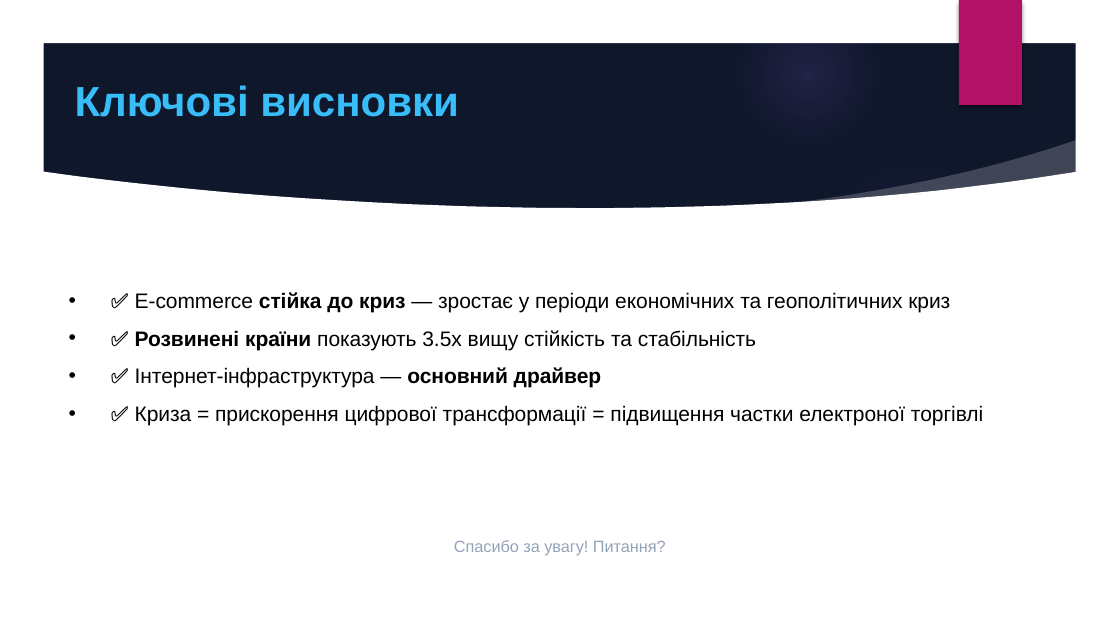
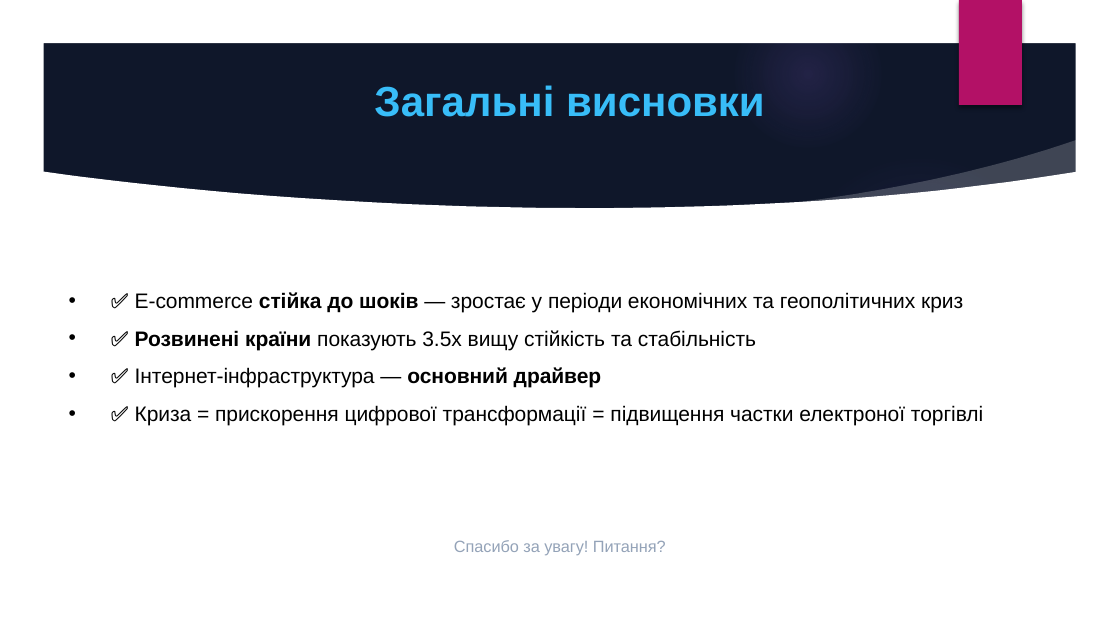
Before and after one commit to Anti4ris98/Master_Research, a slide deck: slide 12 of E-commerce Resilience Defense.pptx. Drawn at 1120x630 pixels with LibreOffice and Linux fonts; fonts in the diff are those of the drawing; background and template pictures are left out. Boxes give left, top, right and bottom in pixels: in the first picture for what was removed or moved away, otherwise in the second. Text is boxed around its words. In the diff, an @@ line names an element or a change of style, - is before the commit and + after.

```diff
--- a/E-commerce Resilience Defense.pptx
+++ b/E-commerce Resilience Defense.pptx
@@ text at box(374, 85, 765, 117): text changed @@
-Ключові висновки
+Загальні висновки
@@ text at box(135, 292, 963, 312): text changed @@
-• ✅ E-commerce стійка до криз — зростає у періоди економічних та геополітичних криз
+• ✅ E-commerce стійка до шоків — зростає у періоди економічних та геополітичних криз
```
Also in this commit, not shown: 7 other slides changed.
